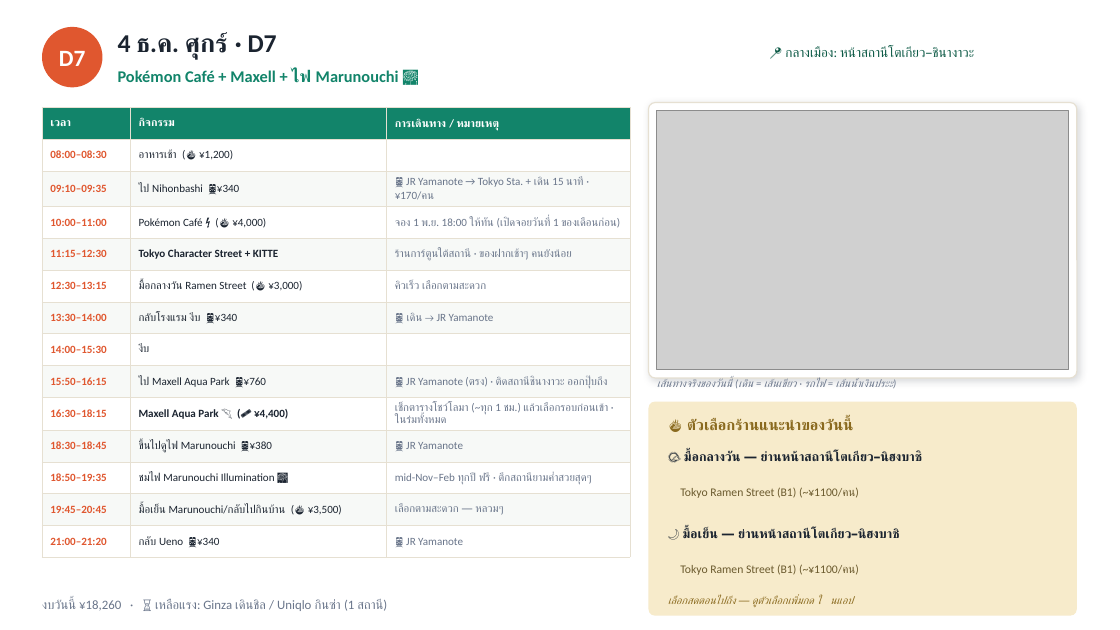
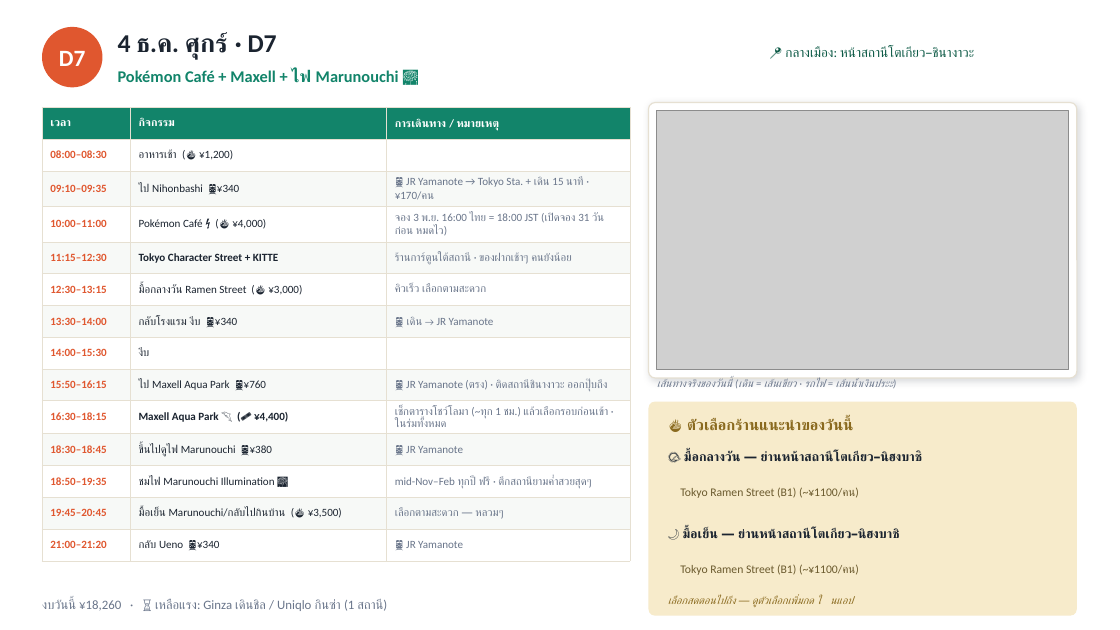
Before and after one commit to aphiwatgo5/tokyo-trip-planner, a slide deck: slide 15 of Tokyo_Trip_Plan_2026.pptx (slide 9 before the commit). Drawn at 1120x630 pixels with LibreOffice and Linux fonts; fonts in the diff are those of the drawing; grey boxes stand for pictures. Boxes give left, top, right and bottom in pixels: in the first picture for what was removed or moved away, otherwise in the second. Text is boxed around its words. In the diff, an @@ line names an element or a change of style, - is before the commit and + after.

```diff
--- a/Tokyo_Trip_Plan_2026.pptx
+++ b/Tokyo_Trip_Plan_2026.pptx
@@ table at (42, 108, 630, 552) @@
-row 4, column 3: จอง 1 พ.ย. 18:00 ให้ทัน (เปิดจอยวันที่ 1 ของเดือนก่อน)
+row 4, column 3: จอง 3 พ.ย. 16:00 ไทย = 18:00 JST (เปิดจอง 31 วันก่อน หมดไว)
```
Also in this commit, not shown: 5 other slides changed, 8 slides added, 5 other files.
